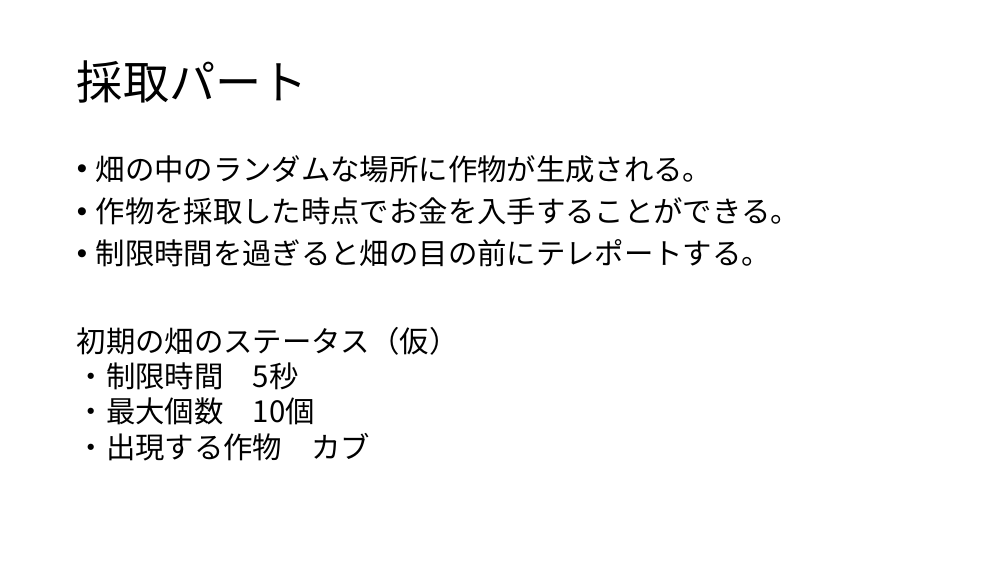
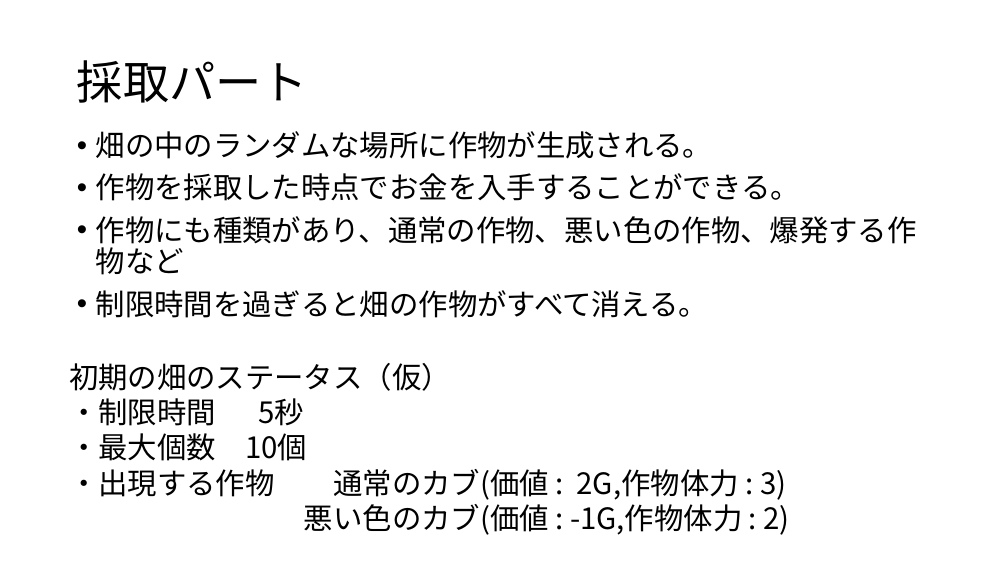
Before and after one commit to KawanoTakumi/FarmLife, a slide deck: slide 4 of FarmLife_企画.pptx. Drawn at 1008x567 pixels with LibreOffice and Linux fonts; fonts in the diff are those of the drawing. Boxes give left, top, right and bottom in pixels: in the first picture for what was removed or moved away, otherwise in the second. Text is boxed around its words. In the diff, an @@ line names an element or a change of style, - is before the commit and + after.

```diff
--- a/FarmLife_企画.pptx
+++ b/FarmLife_企画.pptx
@@ text "畑の中のランダムな場所に作物が生成される。": place and size @@
-text "畑の中のランダムな場所に作物が生成される。" at box(96, 155, 800, 267)
+text "畑の中のランダムな場所に作物が生成される。" at box(96, 131, 917, 318)
@@ text at box(96, 216, 917, 318): text changed @@
-• 制限時間を過ぎると畑の目の前にテレポートする。
+• 作物にも種類があり、通常の作物、悪い色の作物、爆発する作物など
+• 制限時間を過ぎると畑の作物がすべて消える。
@@ text "初期の畑のステータス（仮）": place and size @@
-text "初期の畑のステータス（仮）" at box(77, 327, 459, 461)
+text "初期の畑のステータス（仮）" at box(69, 363, 790, 535)
@@ text at box(69, 469, 790, 535): text changed @@
-・出現する作物 カブ
+・出現する作物 通常のカブ(価値 : 2G,作物体力 : 3)
+悪い色のカブ(価値 : -1G,作物体力 : 2)
```
Also in this commit, not shown: 3 other slides changed, 2 slides added, 4 other files.
